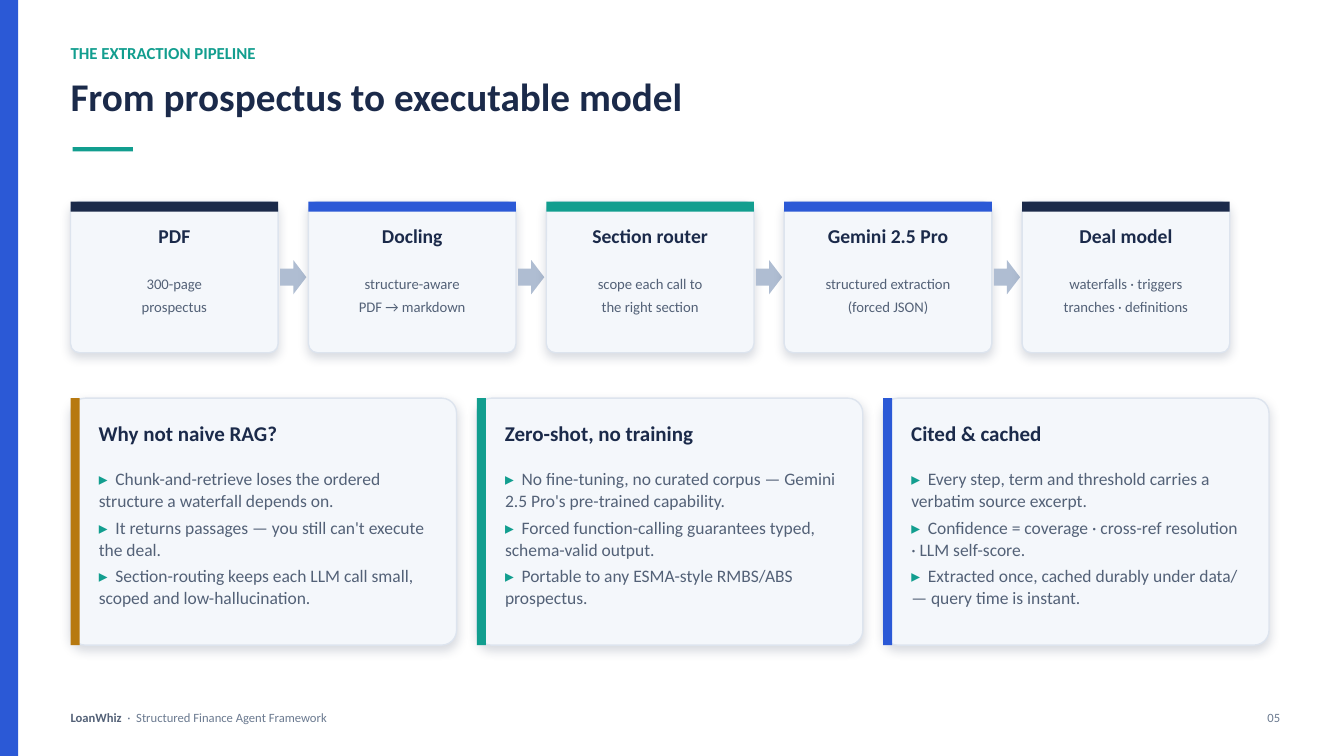
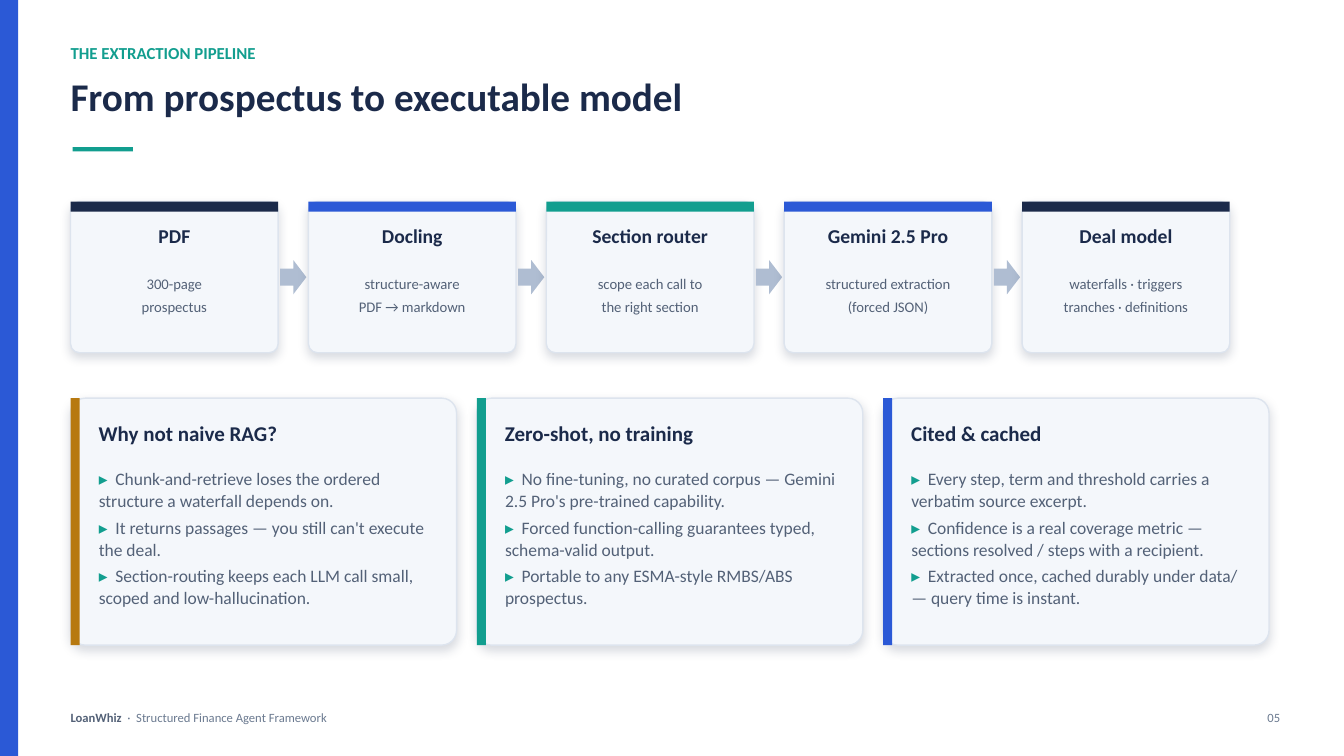
Before and after one commit to waafirio/loanwhiz, a slide deck: slide 5 of presentation/LoanWhiz-Presentation.pptx. Drawn at 1344x756 pixels with LibreOffice and Linux fonts; fonts in the diff are those of the drawing. Boxes give left, top, right and bottom in pixels: in the first picture for what was removed or moved away, otherwise in the second. Text is boxed around its words. In the diff, an @@ line names an element or a change of style, - is before the commit and + after.

Commit message:
docs(honesty): align docs/deck claims with shipped behaviour (D6, #200)
- governance/model-card: replace the fictional 40/30/30 compute_confidence
  formula with the real coverage-derived confidence (completeness ratio +
  per-waterfall recipient coverage) and the agent evidence pack's
  min(per-tool confidence) / derived finos_compliant
- model-card: correct extraction results to 3 triggers / 0 definitions
- README/quickstart: primitive reachability (live vs library-only); scope
  'data-agnostic' to data-driven + validated on Green Lion 2026-1, multi-deal
  validation underway (#206); reframe /project as a single-period stress
  sensitivity, not a 12-month projection; drop stale 'in progress' hedges
- data-card/README: frame the 27-month tapes as synthetic re-sampled
  snapshots (loan IDs don't persist), not a longitudinal panel
- data-card/quickstart/deck: state the reconciliation split precisely
  (collateral reconciled to reports to the cent; liabilities reconstructed
  from the prospectus + invariant-validated)
- regenerate LoanWhiz-Presentation.pptx

```diff
--- a/presentation/LoanWhiz-Presentation.pptx
+++ b/presentation/LoanWhiz-Presentation.pptx
@@ text at <box>911,522,1204,559</box>: text changed @@
-▸ Confidence = coverage · cross-ref resolution · LLM self-score.
+▸ Confidence is a real coverage metric — sections resolved / steps with a recipient.
```
Also in this commit, not shown: 4 other slides changed, 6 other files.
